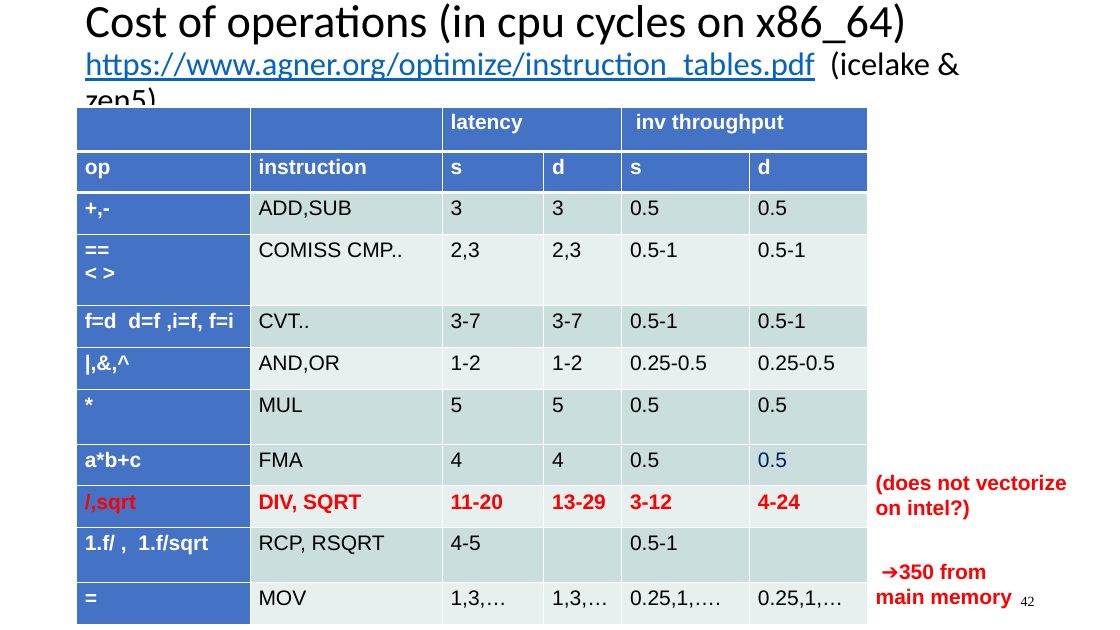
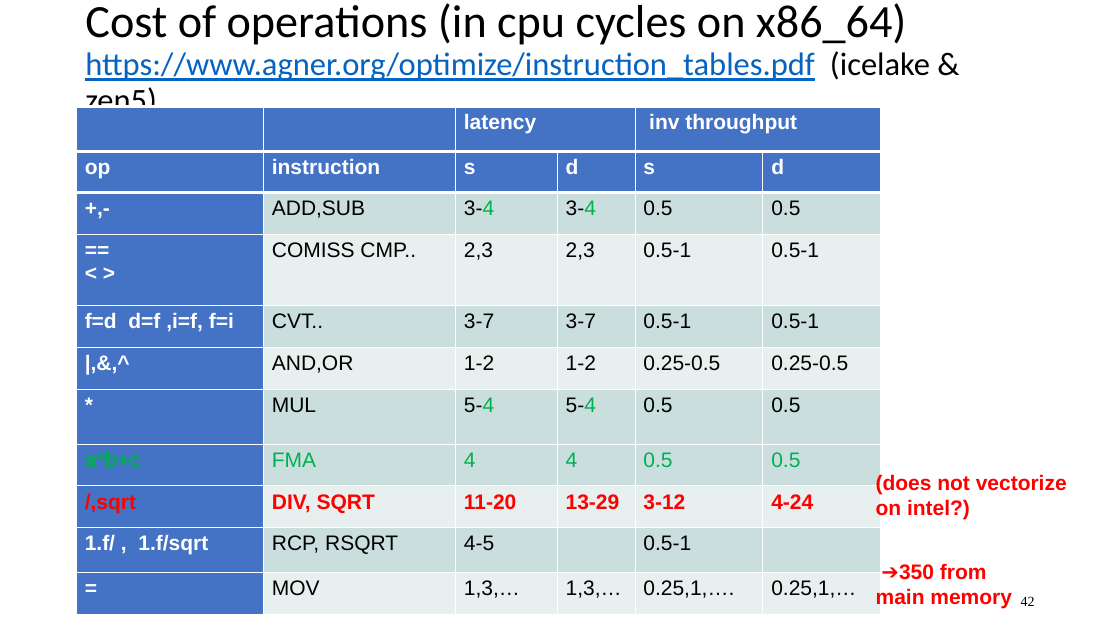
Before and after one commit to VinInn/FPCourse, a slide deck: slide 42 of Slides/FPforScientist.pptx. Drawn at 1120x630 pixels with LibreOffice and Linux fonts; fonts in the diff are those of the drawing. Boxes give left, top, right and bottom in pixels: in the first picture for what was removed or moved away, otherwise in the second. Text is boxed around its words. In the diff, an @@ line names an element or a change of style, - is before the commit and + after.

Commit message:
new table

```diff
--- a/Slides/FPforScientist.pptx
+++ b/Slides/FPforScientist.pptx
@@ table at <box>76,107,881,602</box> @@
-row 3, column 3: 3
+row 3, column 3: 3-4
-row 3, column 4: 3
+row 3, column 4: 3-4
-row 7, column 3: 5
+row 7, column 3: 5-4
-row 7, column 4: 5
+row 7, column 4: 5-4
@@ text colour #FFFFFF to #00B050 in "a*b+c" @@
@@ text colour #000000 to #00B050 in "FMA", "4", "4", "0.5" @@
@@ text colour #002060 to #00B050 in "0.5" @@
@@ table: place and size @@
-table at <box>76,107,868,612</box>
+table at <box>76,107,881,602</box>
```
